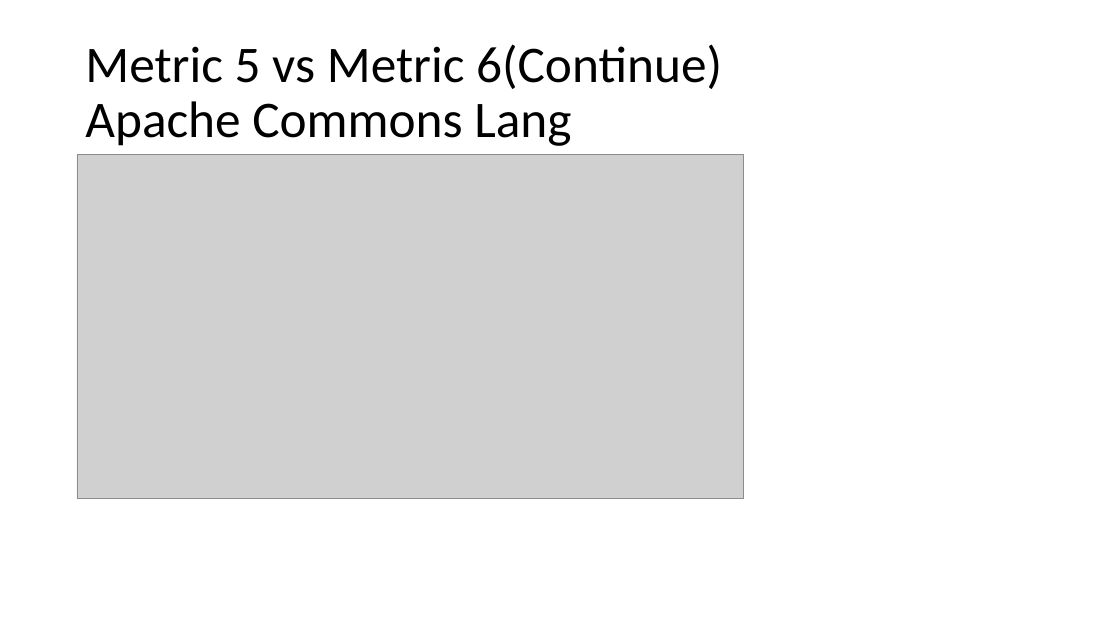
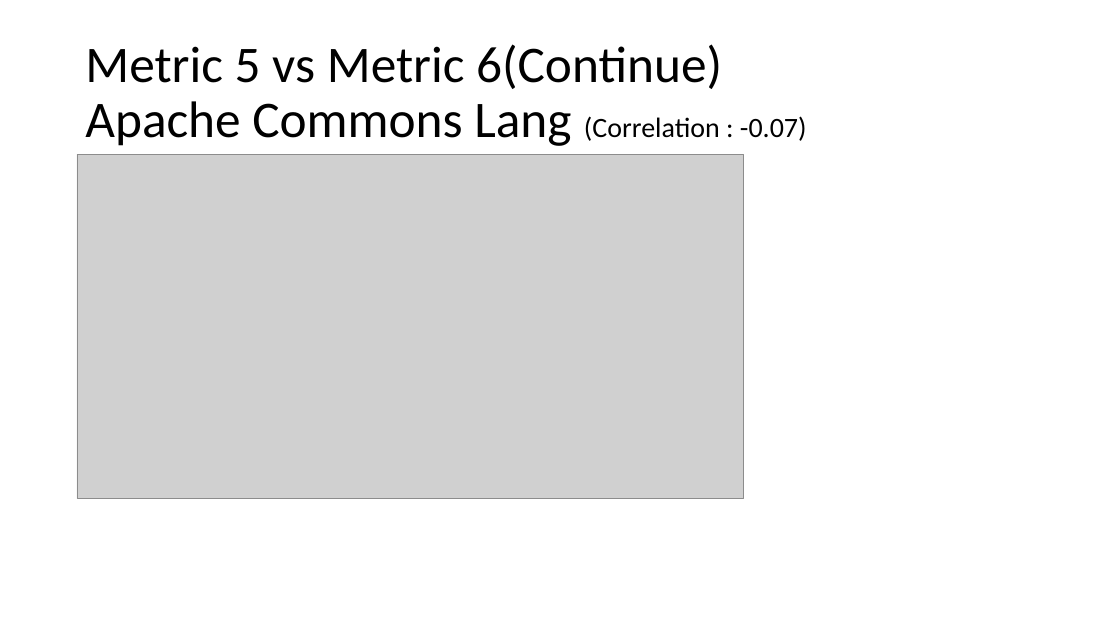
Before and after one commit to pranotimulay/soen6611-measurement-metrics, a slide deck: slide 25 of presentation/Group J.pptx. Drawn at 1120x630 pixels with LibreOffice and Linux fonts; fonts in the diff are those of the drawing; grey boxes stand for pictures. Boxes give left, top, right and bottom in pixels: in the first picture for what was removed or moved away, otherwise in the second. Text is boxed around its words. In the diff, an @@ line names an element or a change of style, - is before the commit and + after.

```diff
--- a/presentation/Group J.pptx
+++ b/presentation/Group J.pptx
@@ title at box(85, 44, 807, 146): text changed @@
-Metric 5 vs Metric 6(Continue)
-Apache Commons Lang
+Metric 5 vs Metric 6(Continue)
+Apache Commons Lang (Correlation : -0.07)
```
Also in this commit, not shown: 9 other slides changed, 1 other file.
